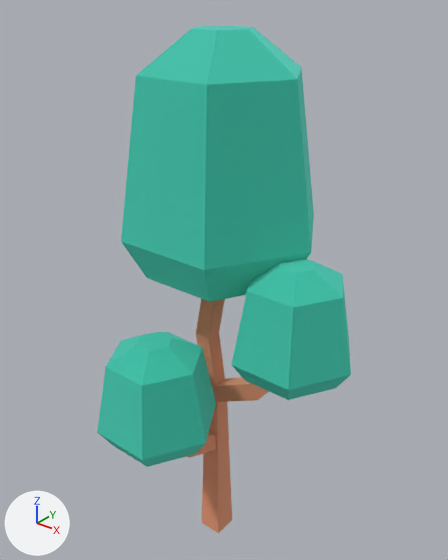
A saved change to the glTF model public/models/nf2/nature/tree_thin.glb.
One viewpoint serves both versions: a 50 mm camera at (0.943, -1.142, 1.539) aimed at (0.036, -0.008, 0.835). The axes (+X, +Y, +Z) are drawn at lower left. The lights are the same throughout. The picture after the commit comes second. Where no turn or scale is listed for an object, it has been applied to the vertices.

Script lines for the objects in view, before the commit:
```python
mat_leafsgreen = principled_material('leafsGreen')
mat_leafsgreen.base_color = (0.161, 0.788, 0.671)  # cyan #70e6d6
mat_leafsgreen.metallic = 1.0
mat_leafsgreen.roughness = 1.0
mat_woodbark = principled_material('woodBark')
mat_woodbark.base_color = (0.886, 0.514, 0.341)  # beige #f2be9e
mat_woodbark.metallic = 1.0
mat_woodbark.roughness = 1.0
me_mesh_tree_thin = bpy.data.meshes.new('Mesh tree_thin')
me_mesh_tree_thin.from_pydata(...)  # 114 vertices, 228 faces; spans x -0.257..0.423, y -0.365..0.251, z 0.0..1.49
# faces by material slot: [162, 66]
me_mesh_tree_thin.materials.append(mat_leafsgreen)  # cyan #70e6d6
me_mesh_tree_thin.materials.append(mat_woodbark)  # beige #f2be9e
ob_tree_thin = bpy.data.objects.new('tree_thin', me_mesh_tree_thin)
ob_tree_thin.location = (0.0, 0.0, -0.05)
```
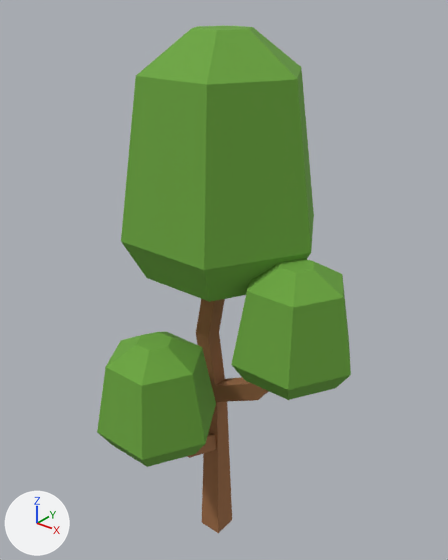
The edits, one by one:
In material 'leafsGreen' (mat_leafsgreen), metallic goes from 1.0 to 0.0.
Material 'leafsGreen' (mat_leafsgreen) changes colour from cyan #70e6d6 to green #6ba63c; in linear values from (0.161, 0.788, 0.671) to (0.147, 0.381, 0.0452).
Material 'woodBark' (mat_woodbark) changes colour from beige #f2be9e to brown #9c6a42; in linear values from (0.886, 0.514, 0.341) to (0.332, 0.144, 0.0545).
Object 'tmpParent' (ob_tmpparent) is deleted.

Changed parts and their boxes (x1, y1, x2, y2) in the pictures (448 x 560 px):
'tree_thin', recoloured, surface changed (cyan to green): (97, 26, 351, 533) in both
